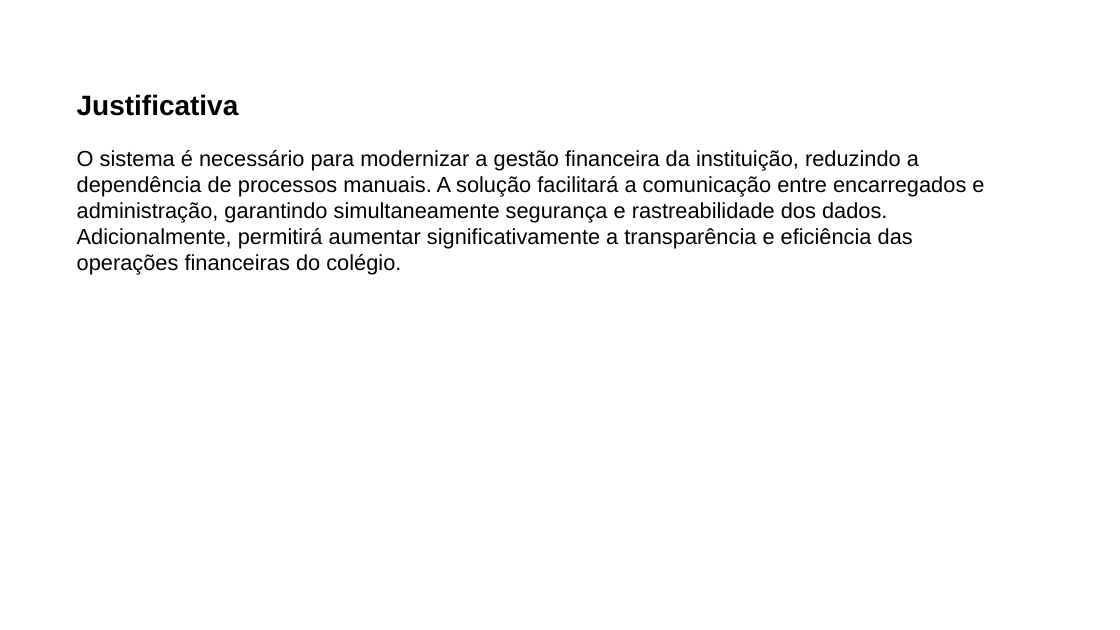
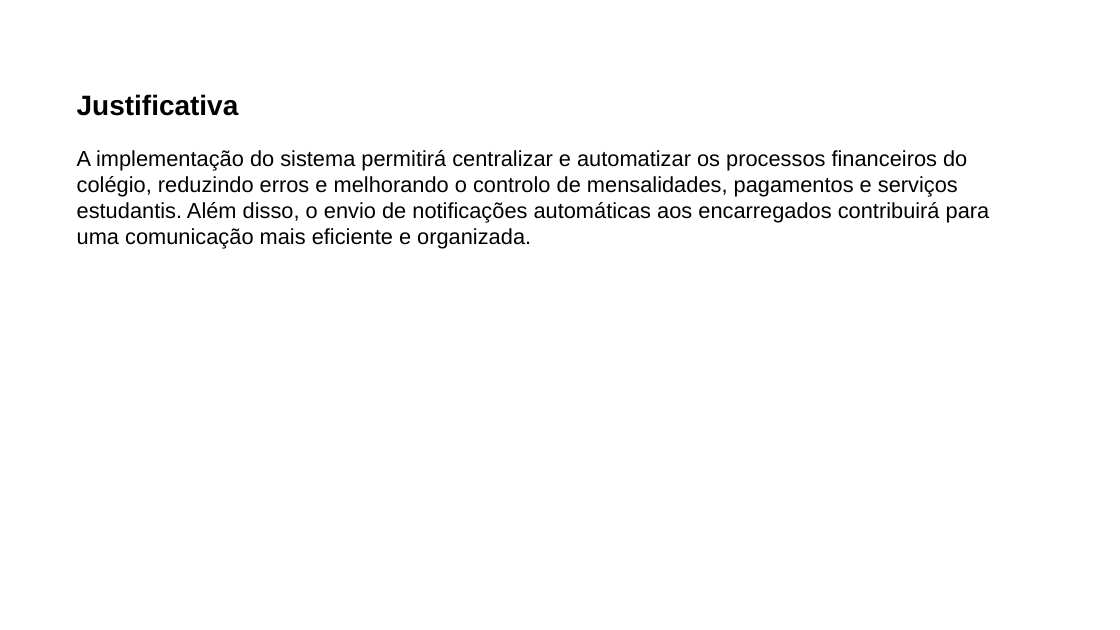
Before and after one commit to cristianoakgloria-web/Relat-rio-Slide, a slide deck: slide 7 of Apresentação_Cristiano&José.pptx (slide 6 before the commit). Drawn at 1120x630 pixels with LibreOffice and Linux fonts; fonts in the diff are those of the drawing. Boxes give left, top, right and bottom in pixels: in the first picture for what was removed or moved away, otherwise in the second. Text is boxed around its words. In the diff, an @@ line names an element or a change of style, - is before the commit and + after.

```diff
--- a/Apresentação_Cristiano&José.pptx
+++ b/Apresentação_Cristiano&José.pptx
@@ text at box(77, 150, 990, 249): text changed @@
-O sistema é necessário para modernizar a gestão financeira da instituição, reduzindo a dependência de processos manuais. A solução facilitará a comunicação entre encarregados e administração, garantindo simultaneamente segurança e rastreabilidade dos dados. Adicionalmente, permitirá aumentar significativamente a transparência e eficiência das operações financeiras do colégio.
+A implementação do sistema permitirá centralizar e automatizar os processos financeiros do colégio, reduzindo erros e melhorando o controlo de mensalidades, pagamentos e serviços estudantis. Além disso, o envio de notificações automáticas aos encarregados contribuirá para uma comunicação mais eficiente e organizada.
```
Also in this commit, not shown: 6 other slides changed, 3 slides added, 1 slide removed, 5 other files.
